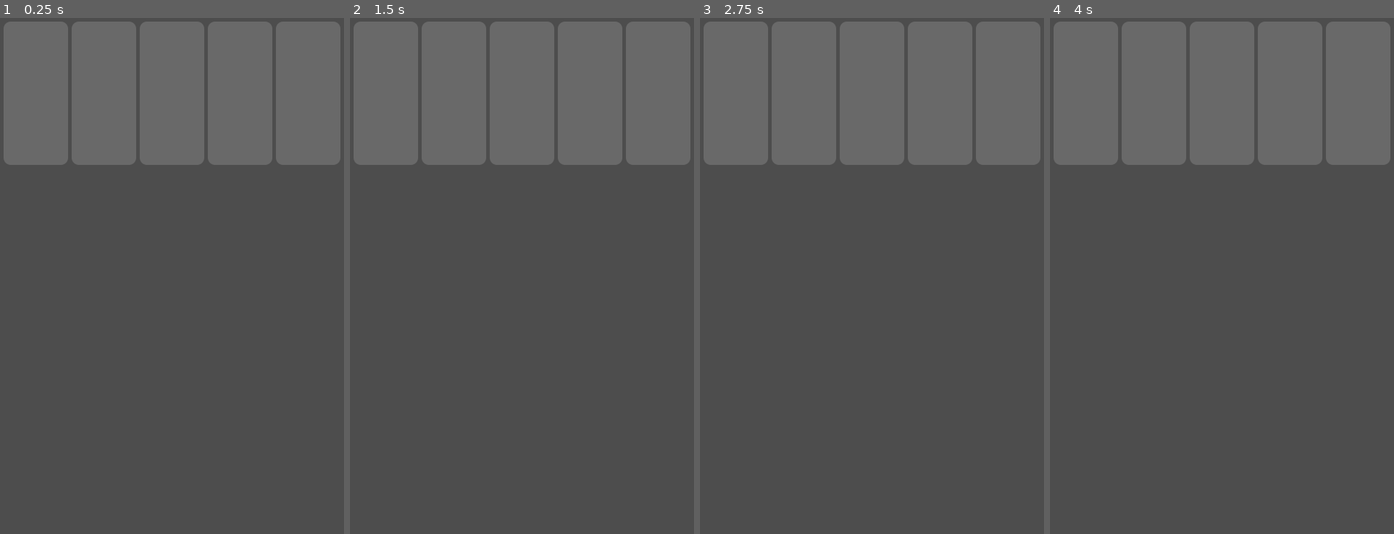
Above: before the commit, frames 1-4 (left to right).
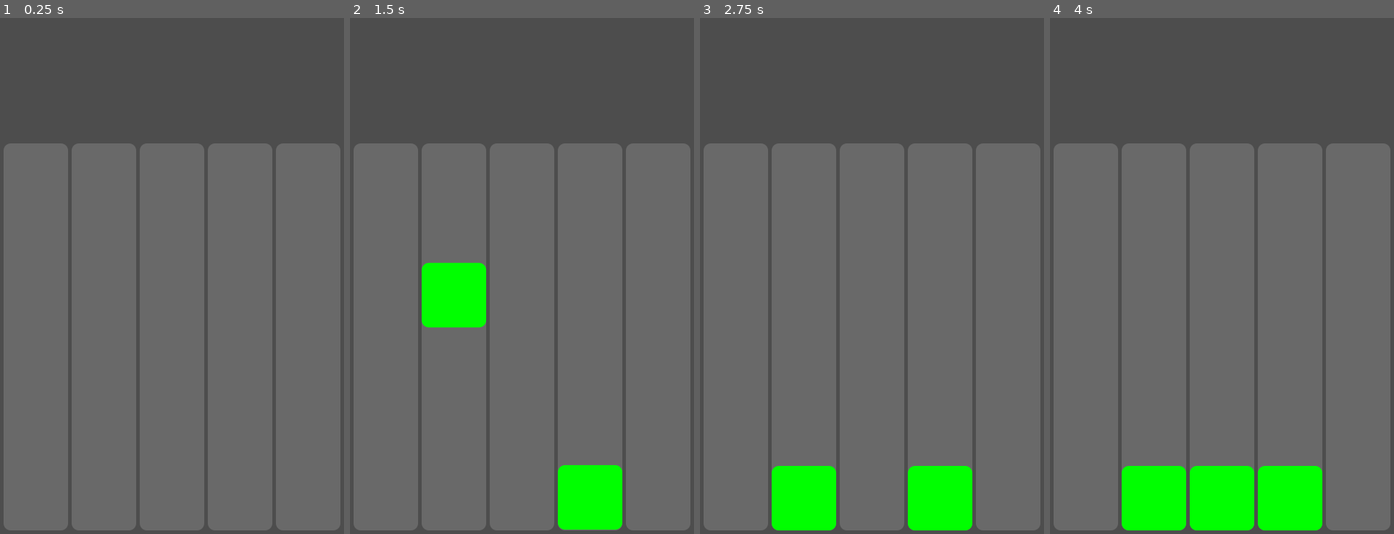
Above: after the commit, the same moments.

Repository: paulwrubel/merge-mania
Game: Godot game, scene res://Scenes/main.tscn
Two runs of this game, one before a commit and one after it. Both use one fixed random seed, a clock stepped at 60 frames per second and the inputs below.
Inputs (mouse positions are in pixels of both pictures, inside the frame that each line leads up to):
- Up to frame 1 (0.25 s): no input
- Up to frame 2 (1.5 s): tap Enter at 0.5 s; move the mouse to (597, 250) at 0.52 s; click (597, 250) at 0.67 s; move the mouse to (453, 301) at 1.27 s; click (453, 301) at 1.42 s
- Up to frame 3 (2.75 s): move the mouse to (906, 162) at 2.02 s; click (906, 162) at 2.17 s
- Up to frame 4 (4 s): tap Space at 2.75 s; move the mouse to (1204, 379) at 2.77 s; click (1204, 379) at 2.92 s; move the mouse to (1325, 353) at 3.52 s; click (1325, 353) at 3.67 s

The runs differ from the first frame. In frame 1, 88% of the frame differs, in the area x 1-99%, y 0-100%; in frame 2, 88%; in frame 3, 88%; in frame 4, 88%.

Commit message:
initial block framework

Diff:
--- /dev/null
+++ b/Scenes/block.tscn
@@ -0,0 +1,6 @@
+[gd_scene load_steps=2 format=3 uid="uid://ckgpk1anbcwl1"]
+
+[ext_resource type="Script" path="res://Scripts/block.gd" id="1_vm013"]
+
+[node name="Block" type="Node2D"]
+script = ExtResource("1_vm013")
--- a/Scenes/column.tscn
+++ b/Scenes/column.tscn
@@ -1,7 +1,12 @@
-[gd_scene load_steps=2 format=3 uid="uid://dhm7l5rtcxps2"]
+[gd_scene load_steps=3 format=3 uid="uid://dhm7l5rtcxps2"]
 
 [ext_resource type="Script" path="res://Scripts/column.gd" id="1_d1h2m"]
 
-[node name="Column" type="Node2D"]
+[sub_resource type="RectangleShape2D" id="RectangleShape2D_t3wp2"]
+
+[node name="Column" type="Area2D"]
 position = Vector2(13.36, 6.36)
 script = ExtResource("1_d1h2m")
+
+[node name="CollisionShape2D" type="CollisionShape2D" parent="."]
+shape = SubResource("RectangleShape2D_t3wp2")
--- a/Scenes/main.tscn
+++ b/Scenes/main.tscn
@@ -5,4 +5,5 @@
 [node name="Main" type="Node2D"]
 
 [node name="Board" parent="." instance=ExtResource("1_aiq4n")]
+position = Vector2(0, 100)
 column_count = 5
--- /dev/null
+++ b/Scripts/block.gd
@@ -0,0 +1,40 @@
+class_name Block
+extends Node2D
+
+var board: Board
+
+var location: Vector2
+var size := Vector2(100, 100)
+var background_color := Color.GREEN
+var toggled_color := Color.BLUE
+var is_toggled := false
+
+const ROUNDED_CORNER_SIZE = 10
+const LOCAL_POSITION = Vector2(0, 0)
+
+# Called when the node enters the scene tree for the first time.
+func _ready():
+	var tween = create_tween()
+	tween.tween_property(self, "position", Vector2(position.x, position.y + 450), 1) \
+		.set_ease(Tween.EASE_OUT) \
+		.set_trans(Tween.TRANS_EXPO)
+	var add_block = func():
+		board.add_block_at(location, 1)
+	tween.tween_callback(add_block)
+
+# Called every frame. 'delta' is the elapsed time since the previous frame.
+func _process(_delta):
+	queue_redraw()
+
+#func _input_event(viewport: Viewport, event: InputEvent, shape_index: int):
+#	if event is InputEventMouseButton:
+#		if event.pressed and event.button_index == MOUSE_BUTTON_LEFT:
+#			# spawn a block
+#			BLOCK_SCENE.instantiate()
+
+func _draw():
+	var style_box = StyleBoxFlat.new()
+	style_box.set_corner_radius_all(ROUNDED_CORNER_SIZE)
+	style_box.bg_color = toggled_color if is_toggled else background_color
+
+	draw_style_box(style_box, Rect2(LOCAL_POSITION, size))
--- a/Scripts/board.gd
+++ b/Scripts/board.gd
@@ -4,24 +4,44 @@
 const COLUMN_SCENE := preload("res://Scenes/column.tscn")
 
 @export var column_count: int = 5
-@export var column_padding: int = 5
+@export var row_count: int = 6
+
+@export var padding: int = 5
+
+var blocks = []
 
 # Called when the node enters the scene tree for the first time.
 func _ready():
+	for x in range(column_count):
+		var col = []
+		for y in range(row_count):
+			col.append(0)
+		blocks.append(col)
+
+
 	var viewport_width: float = ProjectSettings.get_setting("display/window/size/viewport_width")
-	var column_width: float = (viewport_width - (column_padding * (column_count + 1))) / column_count
+	var viewport_height: float = ProjectSettings.get_setting("display/window/size/viewport_height")
+	var column_width: float = (viewport_width - (padding * (column_count + 1))) / column_count
+	position.y = viewport_height - (column_width * row_count) - (padding * 2)
+	var column_height: float = viewport_height - position.y - (padding * 2)
 
-	var column_x: float = column_padding
+
+	var column_x: float = padding
 	for i in range(column_count):
 		var column := COLUMN_SCENE.instantiate()
-		column.position = Vector2(column_x, column_padding)
-		column.size = Vector2(column_width, 200)
+		column.index = i
+		column.position = Vector2(column_x, padding)
+		column.size = Vector2(column_width, column_height)
 		column.background_color = Color.DIM_GRAY
+		column.board = self
 
 		add_child(column)
 
-		column_x += column_width + column_padding
+		column_x += column_width + padding
 
 # Called every frame. 'delta' is the elapsed time since the previous frame.
 func _process(delta):
 	pass
+
+func add_block_at(loc: Vector2, val: int):
+	blocks[loc.x][loc.y] = val
--- a/Scripts/column.gd
+++ b/Scripts/column.gd
@@ -1,24 +1,40 @@
 class_name Column
-extends Node2D
+extends Area2D
 
+const BLOCK_SCENE := preload("res://Scenes/block.tscn")
+var board: Board
+
+var index: int
 var size := Vector2(100, 200)
-var background_color = Color.DIM_GRAY
+var background_color := Color.DIM_GRAY
+var toggled_color := Color.RED
+var is_toggled := false
 
 const ROUNDED_CORNER_SIZE = 10
 const LOCAL_POSITION = Vector2(0, 0)
 
 # Called when the node enters the scene tree for the first time.
 func _ready():
-	pass # Replace with function body.
+	$CollisionShape2D.shape.size = size
+	$CollisionShape2D.position = size / 2
 
 # Called every frame. 'delta' is the elapsed time since the previous frame.
 func _process(_delta):
 	queue_redraw()
-	pass
+
+func _input_event(viewport: Viewport, event: InputEvent, shape_index: int):
+	if event is InputEventMouseButton:
+		if event.pressed and event.button_index == MOUSE_BUTTON_LEFT:
+			# spawn a block
+			var block = BLOCK_SCENE.instantiate()
+			block.location = Vector2(index, 0)
+			block.size = Vector2(size.x, size.x)
+			block.board = board
+			add_child(block)
 
 func _draw():
 	var style_box = StyleBoxFlat.new()
 	style_box.set_corner_radius_all(ROUNDED_CORNER_SIZE)
-	style_box.bg_color = background_color
+	style_box.bg_color = toggled_color if is_toggled else background_color
 
 	draw_style_box(style_box, Rect2(LOCAL_POSITION, size))
